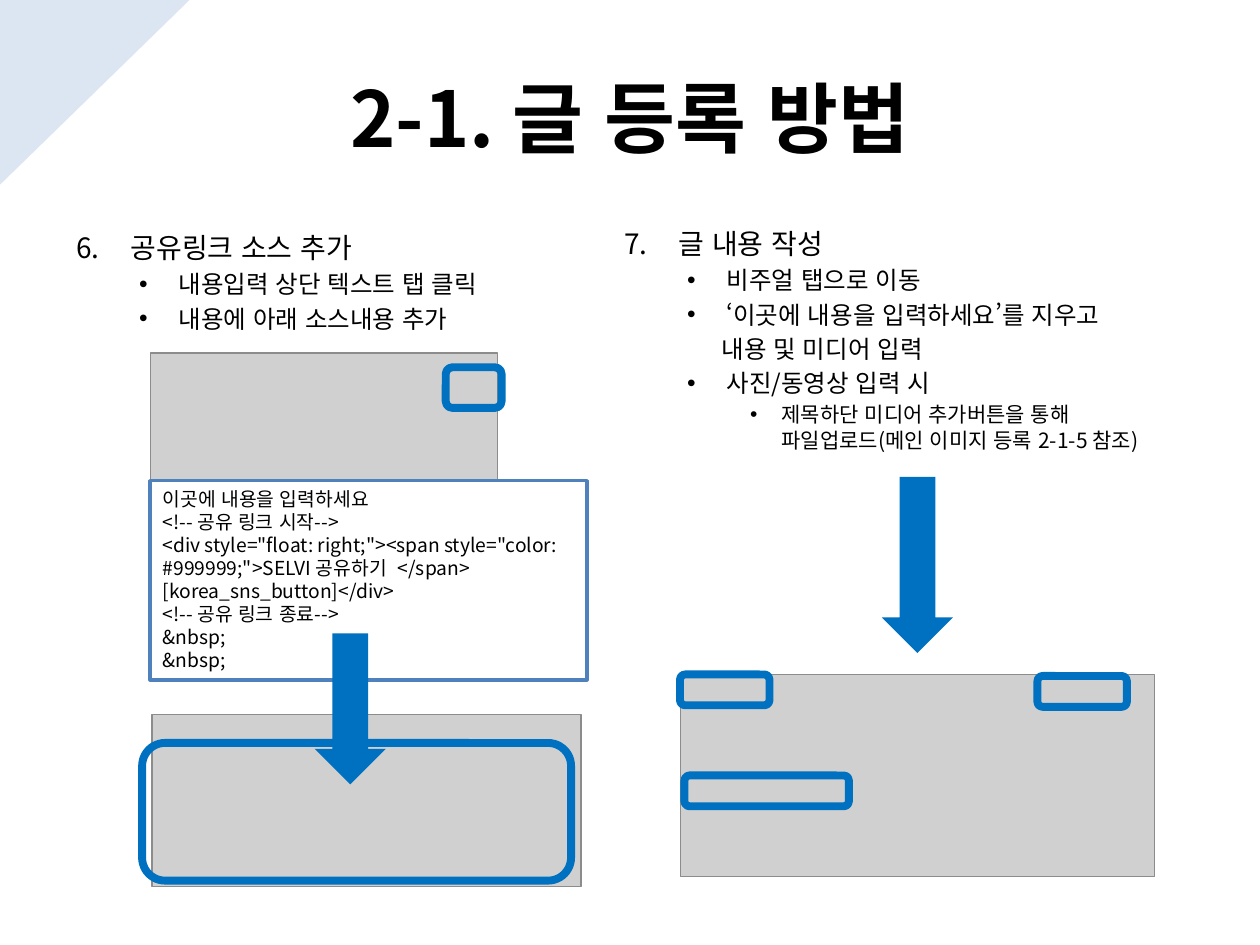
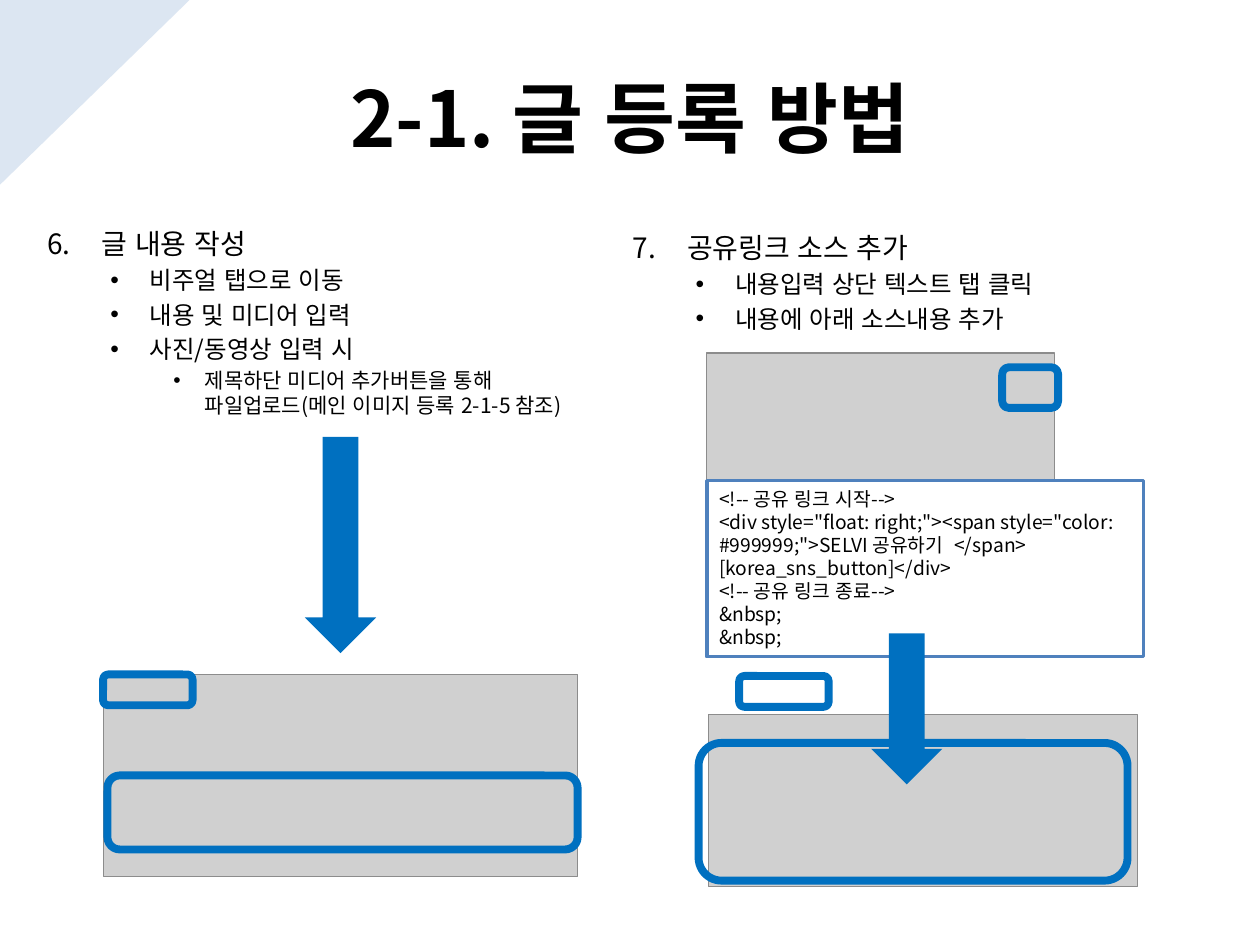
Before and after one commit to selvi0213git/selvi, a slide deck: slide 8 of 01.docs/[SELVI] 사이트 운영 가이드.pptx. Drawn at 1260x945 pixels with LibreOffice and Linux fonts; fonts in the diff are those of the drawing; grey boxes stand for pictures; background and template pictures are left out. Boxes give left, top, right and bottom in pixels: in the first picture for what was removed or moved away, otherwise in the second. Text is boxed around its words. In the diff, an @@ line names an element or a change of style, - is before the commit and + after.

Commit message:
1차 TEST완료 추가사항 커밋

```diff
--- a/01.docs/[SELVI] 사이트 운영 가이드.pptx
+++ b/01.docs/[SELVI] 사이트 운영 가이드.pptx
@@ text at box(47, 231, 246, 257): text changed @@
-7. 글 내용 작성
+6. 글 내용 작성
@@ text at box(633, 235, 908, 261): text changed @@
-6. 공유링크 소스 추가
+7. 공유링크 소스 추가
@@ text at box(150, 303, 351, 326): bullet none to • @@
@@ text at box(727, 302, 1100, 326): paragraph removed @@
-  • ‘이곳에 내용을 입력하세요’를 지우고
@@ 2 pictures, 2 rounded rectangles, 1 text, 1 right arrow: place and size @@
-2 pictures, 2 rounded rectangles, 1 text, 1 right arrow at box(76, 235, 581, 887)
+2 pictures, 2 rounded rectangles, 1 text, 1 right arrow at box(633, 235, 1137, 887)
@@ right arrow: place and size @@
-right arrow at box(881, 477, 953, 653)
+right arrow at box(304, 437, 376, 653)
@@ text in rectangle at box(163, 490, 369, 508): paragraph removed @@
-이곳에 내용을 입력하세요
@@ rectangle "<!-- 공유 링크 시작-->": place and size @@
-rectangle "<!-- 공유 링크 시작-->" at box(150, 481, 586, 680)
+rectangle "<!-- 공유 링크 시작-->" at box(707, 481, 1143, 658)
@@ 1 picture, 1 text, 1 rounded rectangle: place and size @@
-1 picture, 1 text, 1 rounded rectangle at box(624, 231, 1154, 877)
+1 picture, 1 text, 1 rounded rectangle at box(47, 231, 577, 877)
@@ rounded rectangle: place and size @@
-rounded rectangle at box(1037, 677, 1126, 707)
+rounded rectangle at box(740, 677, 829, 707)
@@ rounded rectangle: place and size @@
-rounded rectangle at box(684, 775, 849, 805)
+rounded rectangle at box(107, 775, 577, 849)
```
Also in this commit, not shown: 1 other slide changed, 1 slide added, 21 other files.
